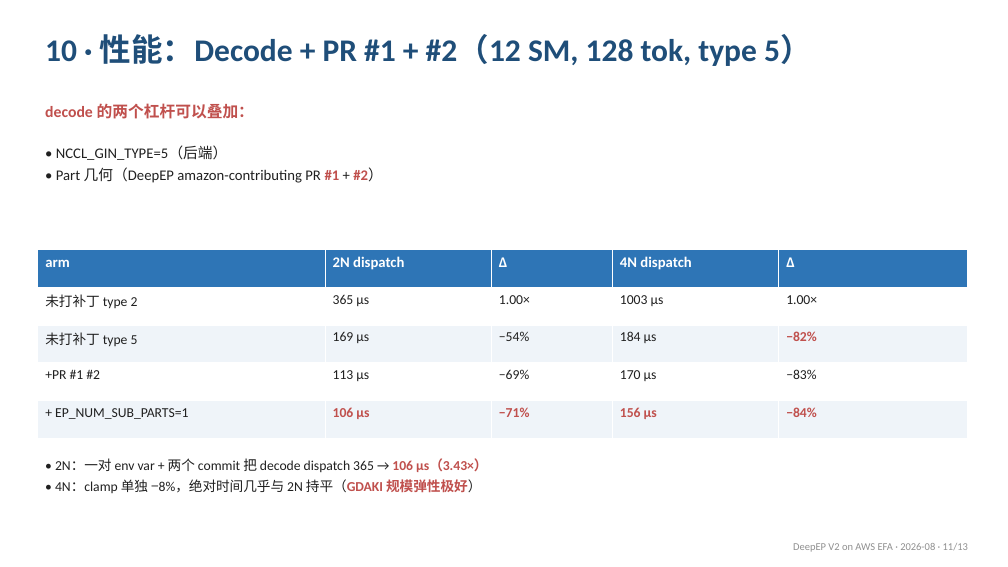
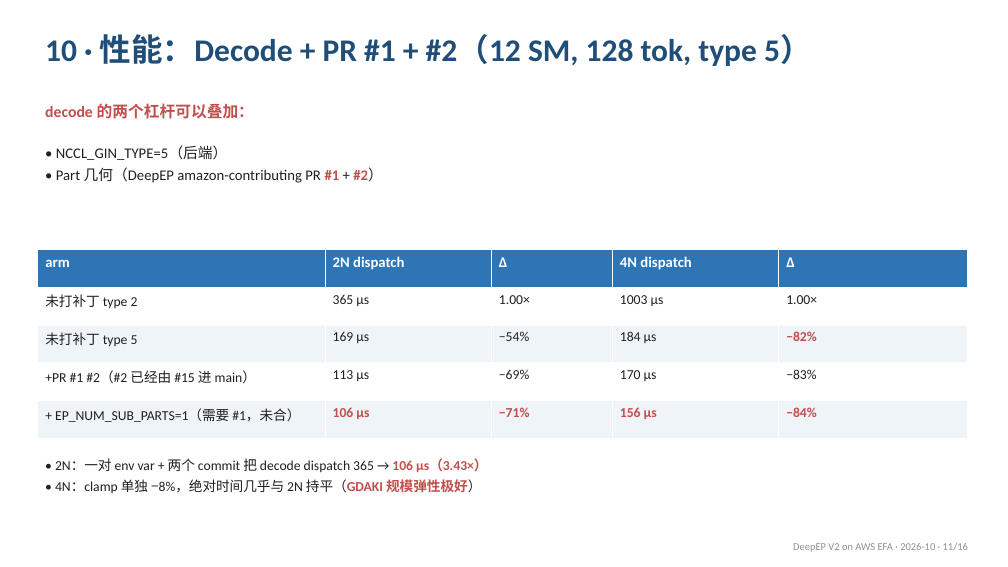
Before and after one commit to whn09/ep-benchmarks-efa, a slide deck: slide 11 of deepep-v2-efa-official/docs/DeepEPv2_on_EFA.pptx. Drawn at 1008x567 pixels with LibreOffice and Linux fonts; fonts in the diff are those of the drawing. Boxes give left, top, right and bottom in pixels: in the first picture for what was removed or moved away, otherwise in the second. Text is boxed around its words. In the diff, an @@ line names an element or a change of style, - is before the commit and + after.

```diff
--- a/deepep-v2-efa-official/docs/DeepEPv2_on_EFA.pptx
+++ b/deepep-v2-efa-official/docs/DeepEPv2_on_EFA.pptx
@@ table at box(38, 250, 968, 439) @@
-row 4, column 1: +PR #1 #2
+row 4, column 1: +PR #1 #2（#2 已经由 #15 进 main）
-row 5, column 1: + EP_NUM_SUB_PARTS=1
+row 5, column 1: + EP_NUM_SUB_PARTS=1（需要 #1，未合）
@@ text at box(793, 543, 968, 552): text changed @@
-DeepEP V2 on AWS EFA · 2026-08 · 11/13
+DeepEP V2 on AWS EFA · 2026-10 · 11/16
```
Also in this commit, not shown: 12 other slides changed, 3 slides added, 2 other files.
